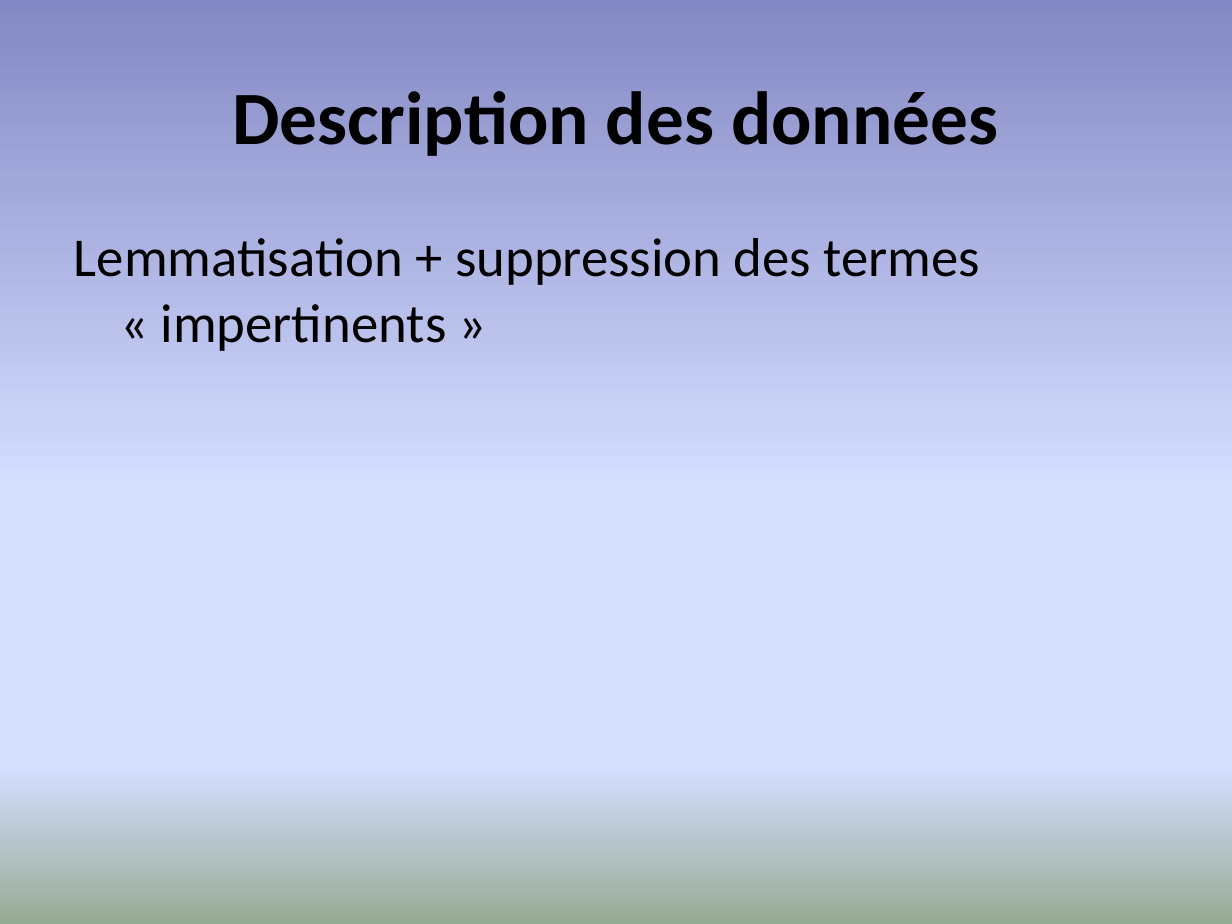
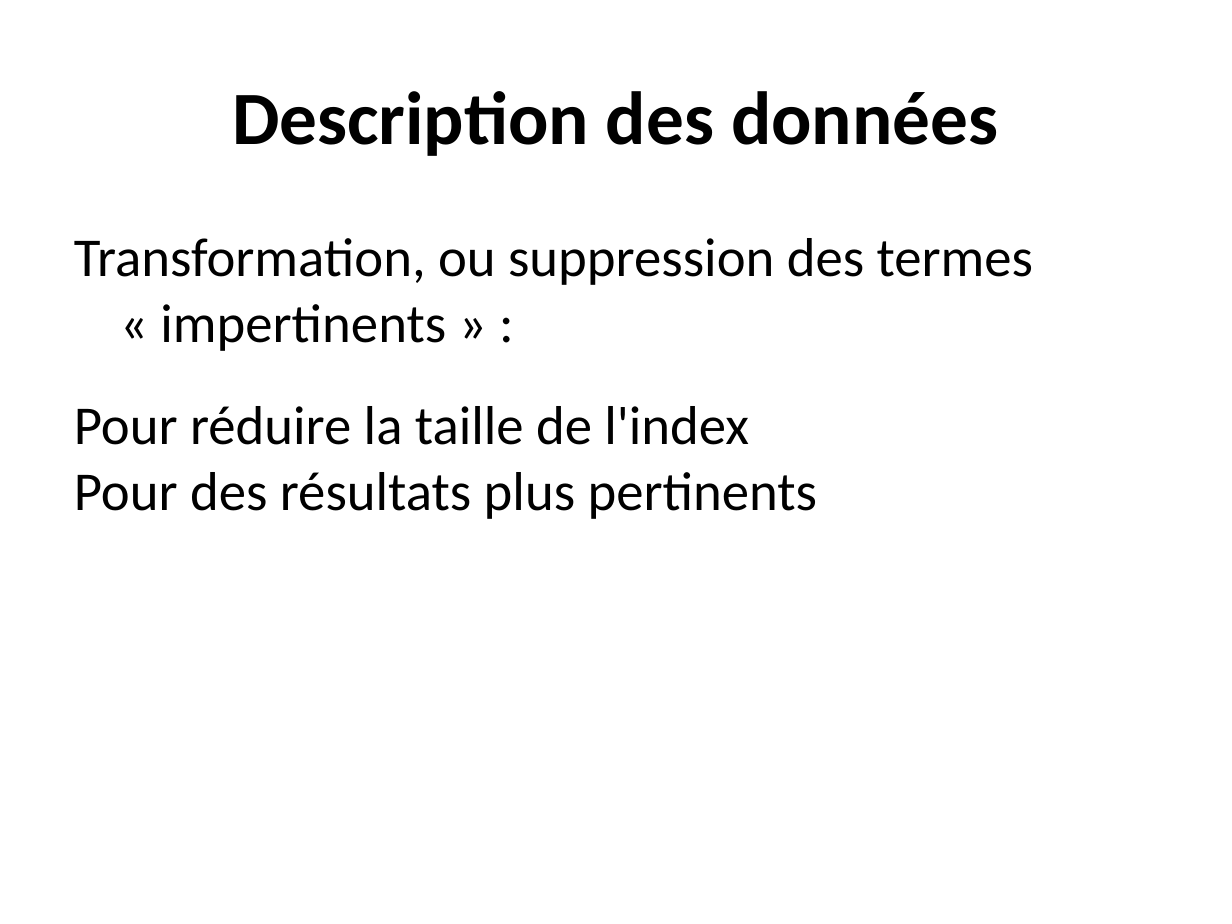
Before and after one commit to clemorelensai/TextminingMaAbCl, a slide deck: slide 4 of Projet Webdatamining.pptx. Drawn at 1232x924 pixels with LibreOffice and Linux fonts; fonts in the diff are those of the drawing. Boxes give left, top, right and bottom in pixels: in the first picture for what was removed or moved away, otherwise in the second. Text is boxed around its words. In the diff, an @@ line names an element or a change of style, - is before the commit and + after.

```diff
--- a/Projet Webdatamining.pptx
+++ b/Projet Webdatamining.pptx
@@ background gradient #8488C4 to #D4DEFF to #96AB94 to #FFFFFF @@
@@ text at box(74, 238, 1033, 519): text changed @@
-Lemmatisation + suppression des termes « impertinents »
+Transformation, ou suppression des termes « impertinents » :
+Pour réduire la taille de l'index
+Pour des résultats plus pertinents
```
Also in this commit, not shown: 6 other slides changed, 3 slides added, 2 slides removed, 1 other file.
